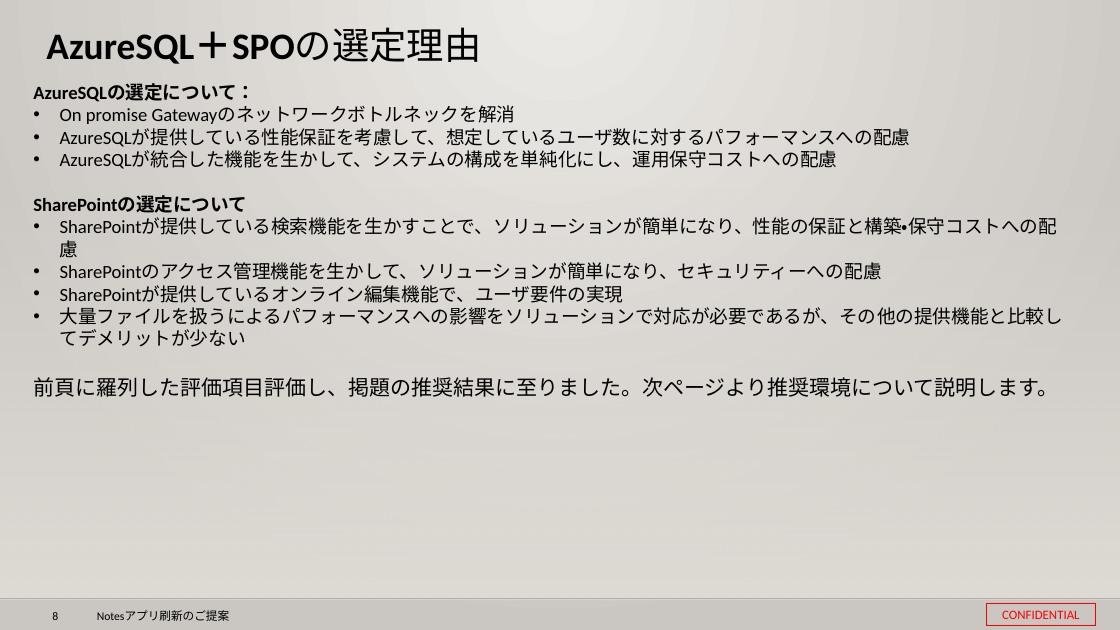
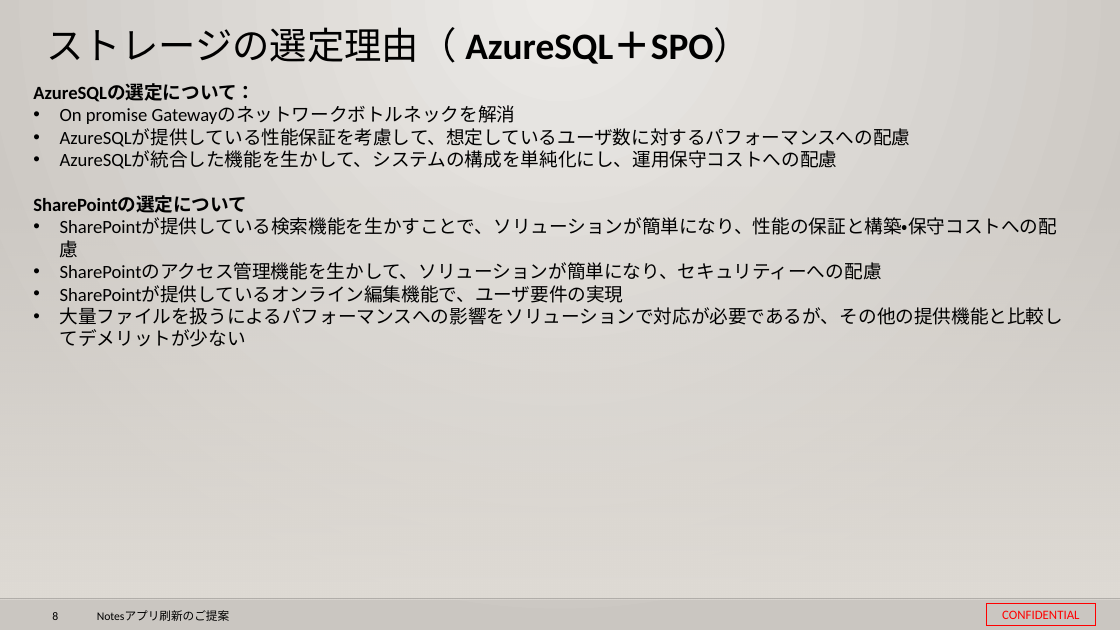
Before and after one commit to 0494938/Notes--CMS-Online, a slide deck: slide 8 of Notesアプリ刷新プロジェクト提案見積もり.v3.pptx. Drawn at 1120x630 pixels with LibreOffice and Linux fonts; fonts in the diff are those of the drawing; background and template pictures are left out. Boxes give left, top, right and bottom in pixels: in the first picture for what was removed or moved away, otherwise in the second. Text is boxed around its words. In the diff, an @@ line names an element or a change of style, - is before the commit and + after.

```diff
--- a/Notesアプリ刷新プロジェクト提案見積もり.v3.pptx
+++ b/Notesアプリ刷新プロジェクト提案見積もり.v3.pptx
@@ title at bbox=[46, 27, 751, 64]: text changed; bold off @@
-AzureSQL＋SPOの選定理由
+ストレージの選定理由（ AzureSQL＋SPO）
@@ text at bbox=[33, 377, 1058, 397]: paragraph removed @@
-前頁に羅列した評価項目評価し、掲題の推奨結果に至りました。次ページより推奨環境について説明します。
```
Also in this commit, not shown: 13 other slides changed, 2 slides removed, 1 other file.
